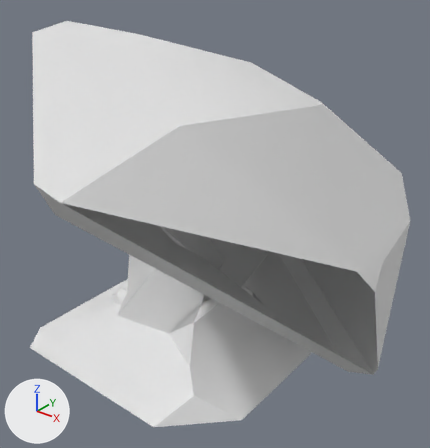
The FBX model UnityGame/Assets/Meshes/Props/mesh_Cloff_01.fbx as it was, and as the next commit left it.
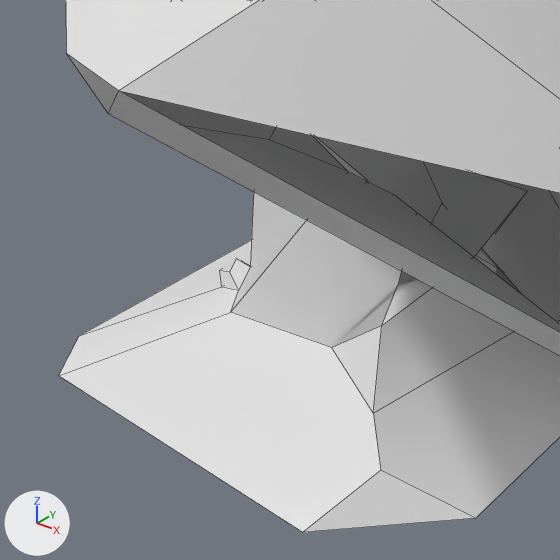
There are two pictures of each version: one whole from a 50 mm camera at (5.54, -6.17, 5.97) aimed at (0.55, 0.06, 2.11), one close up on the part from 0% to 66% of the width and 35% to 99% of the height. The axes (+X, +Y, +Z) are drawn at lower left. The lights are the same throughout. The close-ups show mesh edges as thin lines. Where no turn or scale is listed for an object, it has been applied to the vertices. Vertices at the same position are counted once.

Objects in the first close-up: 'mesh_Cloff_01'.
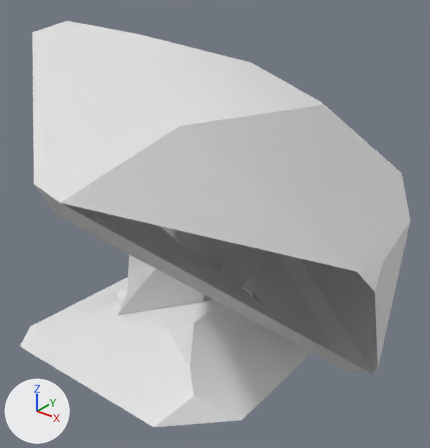
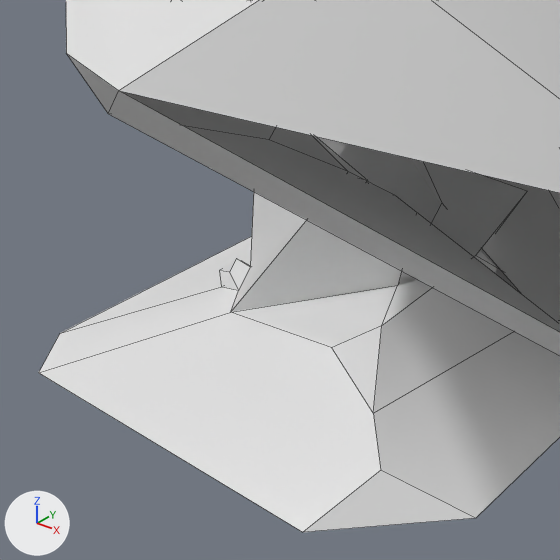
The newer file is also turned or shifted as a whole; pictures and numbers use the older file's frame.

Boxes (x1, y1, x2, y2) around the edits, measured in the close-ups (560 x 560 px):
'mesh_Cloff_01', reshaped
    before: (59, 0, 560, 532)
    after: (39, 0, 560, 532)
part 1 of me_mesh_cloff_01, built on
    before: (59, 136, 401, 532)
    after: (39, 136, 401, 532)

What the commit changed:
me_mesh_cloff_01 has 99 vertices, 72 faces and spans x -2.06..3.11, y -3.15..3.59, z 0.0..4.82.
me_mesh_cloff_01 is used by ob_mesh_cloff_01; location (0.0, 0.0, 0.0).
Verts and faces of me_mesh_cloff_01; kept vertices keep their numbers, new ones are numbered from 99.
Before the commit, vertices of me_mesh_cloff_01: 8 (0.91, -0.86, 1.01) at pixel (381, 325), 9 (0.45, -0.91, 0.63) at pixel (331, 347), 12 (0.58, -0.31, 1.73) at pixel (395, 195), 13 (-1.17, -0.25, 2.3), 25 (-1.64, -1.96, 0.0) at pixel (58, 375).
Before the commit, vertices of me_mesh_cloff_01: 26 (-1.96, -1.52, 0.0) at pixel (79, 335), 27 (-0.68, -0.91, 0.47) at pixel (230, 312), 32 (-0.24, -0.92, 2.11), 33 (0.35, -0.74, 1.88), 51 (0.66, -0.15, 1.54) at pixel (416, 212).
Before the commit, vertices of me_mesh_cloff_01: 52 (0.55, -0.25, 0.89) at pixel (397, 285), 57 (-0.92, -0.45, 0.58) at pixel (250, 266), 58 (-1.01, -0.29, 0.42), 67 (-1.01, 0.41, 0.42), 69 (-0.91, 0.67, 0.59).
Before the commit, vertices of me_mesh_cloff_01: 70 (-0.71, 0.84, 0.94) at pixel (367, 180).
Part 1, on me_mesh_cloff_01:
Faces deleted: (8, 52, 51, 12, 33, 27, 9), (13, 70, 69, 67, 58, 57, 32).
Vertex 25 moves to (-1.75, -2.07, 0.04), pixel (38, 372).
Vertex 26 moves to (-2.08, -1.62, 0.04), pixel (60, 333).
New faces: (8, 52, 27, 9), (58, 69, 67), (12, 33, 27, 52, 51), (32, 70, 69, 58, 57), (13, 70, 32).
